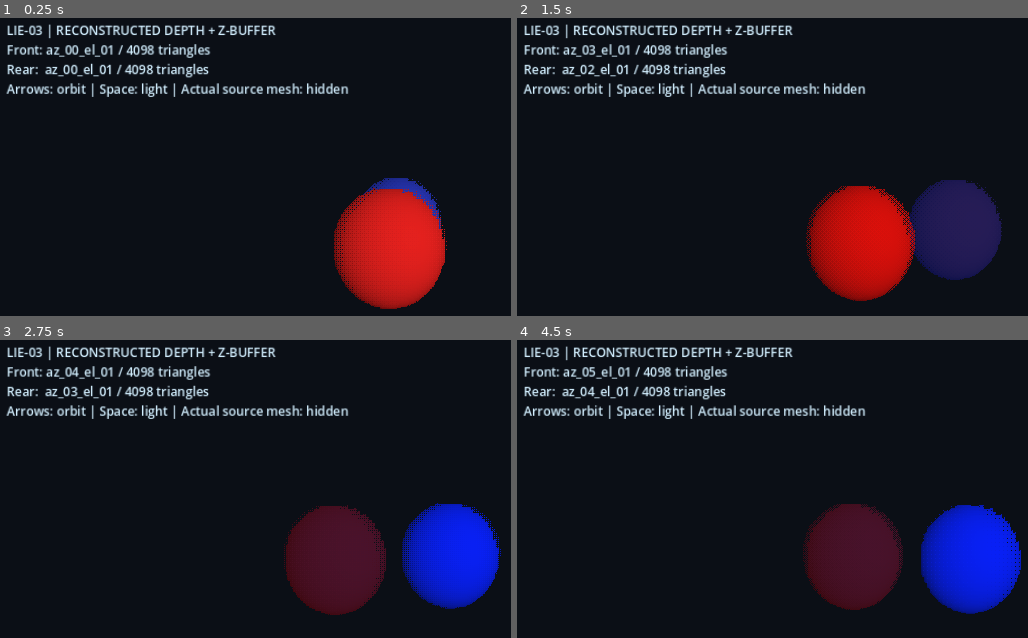
Above: before the commit, frames 1-4 (two rows, left to right).
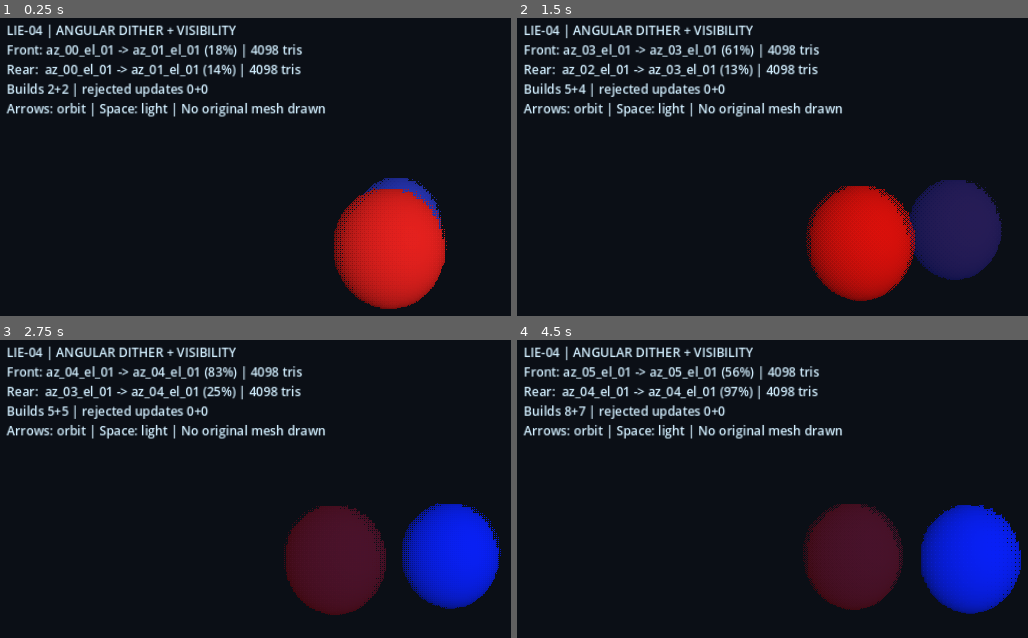
Above: after the commit, the same moments.

Repository: heliossamuelhernandezreyes/Lie-Engine
Game: Godot game, scene res://scenes/lie_depth_lab.tscn
Two runs of this game, one before a commit and one after it. Both use one fixed random seed, a clock stepped at 60 frames per second and the inputs below.
Inputs:
- Up to frame 1 (0.25 s): no input
- Up to frame 2 (1.5 s): tap Enter (ui_accept) at 0.5, 0.77 s; hold Right (ui_right) 0.53-1.28 s; hold Left (ui_left) from 1.28 s (still down)
- Up to frame 3 (2.75 s): tap Enter (ui_accept) at 1.52 s; release Left (ui_left) at 2.03 s; hold Right (ui_right) from 2.03 s (still down)
- Up to frame 4 (4.5 s): tap Enter (ui_accept) at 3.02, 3.77 s; release Right (ui_right) at 3.53 s; hold Left (ui_left) from 3.53 s (still down)

The runs differ from the first frame. In frame 1, 5.5% of the frame differs, in the area x 1-69%, y 2-34%; in frame 2, 5.5%; in frame 3, 5.6%; in frame 4, 5.6%.

Commit message:
docs(lie-04): state bounded visibility and coverage limits; show build/skip counters

Diff:
--- a/scripts/lie_depth_lab.gd
+++ b/scripts/lie_depth_lab.gd
@@ -1,5 +1,5 @@
 extends Node3D
-## Depth-reconstructed LIE-03 nodes overlap spatially, with genuine GPU Z tests.
+## LIE-04: dithered neighboring depth views, frustum and authored wall culling.
 ## A conventional source model is never drawn. Geometry is generated from depth.
 const LieDepthNode = preload("res://scripts/lie_depth_node.gd")
 
@@ -67,12 +67,19 @@
     _position_camera()
     for node in [red_node, blue_node]:
         node.call("update_surface")
-    readout.text = ("LIE-03 | RECONSTRUCTED DEPTH + Z-BUFFER\n"
-        + "Front: %s / %d triangles\n" % [
-            str(red_node.get("current_view_code")), int(red_node.get("current_triangle_count"))]
-        + "Rear:  %s / %d triangles\n" % [
-            str(blue_node.get("current_view_code")), int(blue_node.get("current_triangle_count"))]
-        + "Arrows: orbit | Space: light | Actual source mesh: hidden")
+    readout.text = ("LIE-04 | ANGULAR DITHER + VISIBILITY\n"
+        + "Front: %s -> %s (%.0f%%) | %d tris\n" % [
+            str(red_node.get("current_view_code")), str(red_node.get("next_view_code")),
+            float(red_node.get("view_blend")) * 100.0,
+            int(red_node.get("current_triangle_count"))]
+        + "Rear:  %s -> %s (%.0f%%) | %d tris\n" % [
+            str(blue_node.get("current_view_code")), str(blue_node.get("next_view_code")),
+            float(blue_node.get("view_blend")) * 100.0,
+            int(blue_node.get("current_triangle_count"))]
+        + "Builds %d+%d | rejected updates %d+%d\n" % [
+            int(red_node.get("geometry_builds")), int(blue_node.get("geometry_builds")),
+            int(red_node.get("skipped_for_visibility")), int(blue_node.get("skipped_for_visibility"))]
+        + "Arrows: orbit | Space: light | No original mesh drawn")
 
 func _position_camera() -> void:
     camera.position = Vector3(8.5 * sin(orbit), 3.0, 8.5 * cos(orbit) - 0.45)
Not shown, changed: README.md
Not shown, changed: docs/ARCHITECTURE.md
Not shown, added: docs/LIE_04_VISIBILITY.md
